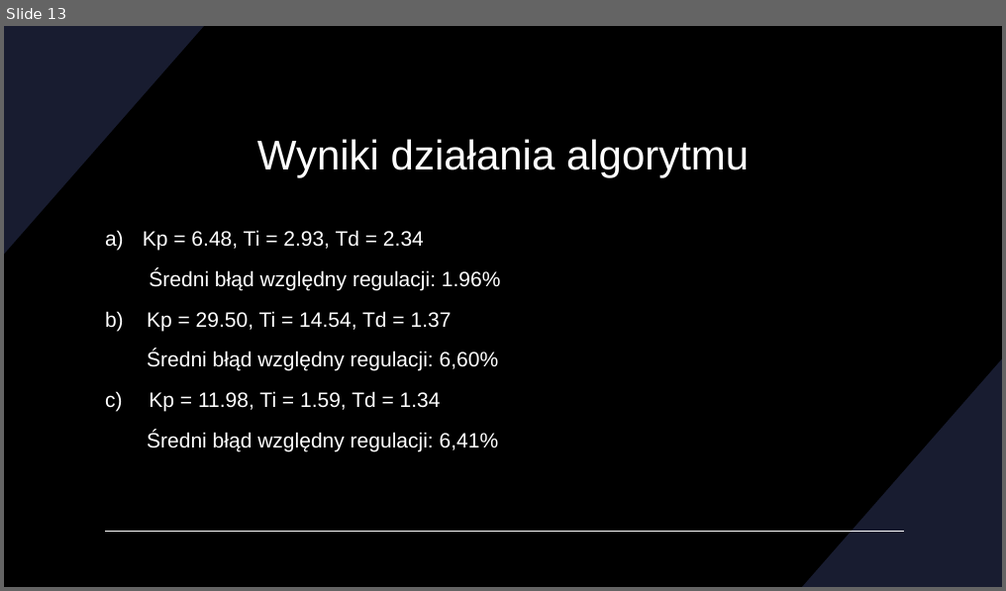
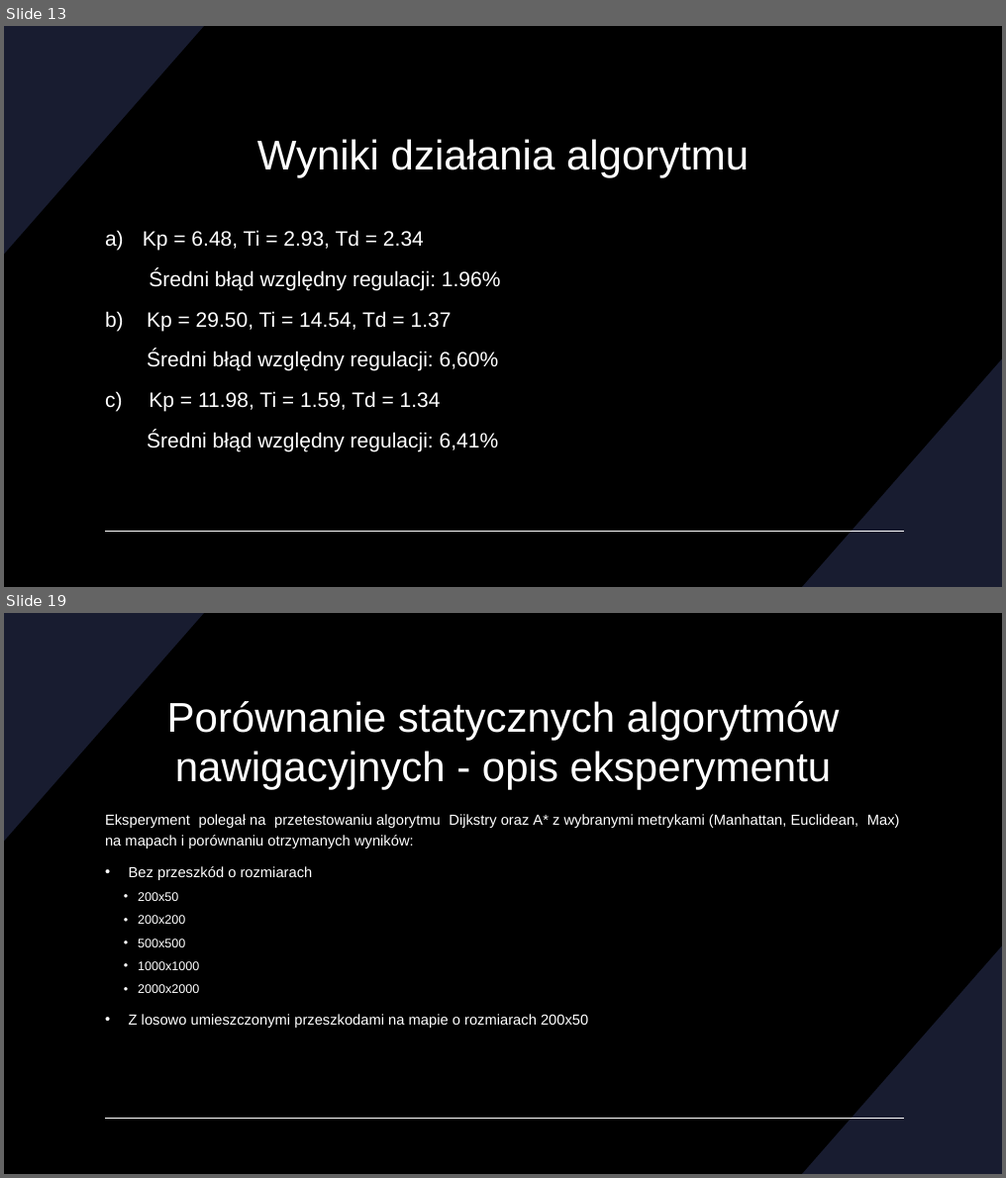
Before and after one commit to DevxMike/master_degree, a slide deck: ppt/Magisterka.pptx. Shown one above the other, each under a label of ours: slide 13 before the commit, slides 13 and 19 after it; the slides between them are not shown. The pictures are 1006x591 and 1006x1178 pixels, drawn with LibreOffice and Linux fonts; fonts in the diff are those of the drawing. Boxes give left, top, right and bottom in pixels: in the first picture for what was removed or moved away, otherwise in the second. Text is boxed around its words. In the diff, an @@ line names an element or a change of style, - is before the commit and + after.

```diff
--- a/ppt/Magisterka.pptx
+++ b/ppt/Magisterka.pptx
@@ slide 19 added at (x1=4, y1=613, x2=1002, y2=1174), background #000000; not listed: 3 template elements that a slide beside it also shows @@
@@ title added at (x1=167, y1=701, x2=840, y2=789), 40 pt, text #FFFFFF @@
+Porównanie statycznych algorytmów nawigacyjnych - opis eksperymentu
@@ text added at (x1=105, y1=814, x2=900, y2=1028), 14 pt, text #FFFFFF @@
+Eksperyment polegał na przetestowaniu algorytmu Dijkstry oraz A* z wybranymi metrykami (Manhattan, Euclidean, Max) na mapach i porównaniu otrzymanych wyników:
+• Bez przeszkód o rozmiarach
+  • 200x50
+  • 200x200
+  • 500x500
+  • 1000x1000
+  • 2000x2000
+• Z losowo umieszczonymi przeszkodami na mapie o rozmiarach 200x50
```
Also in this commit, not shown: 7 slides changed, 10 other slides added, 3 other files.
